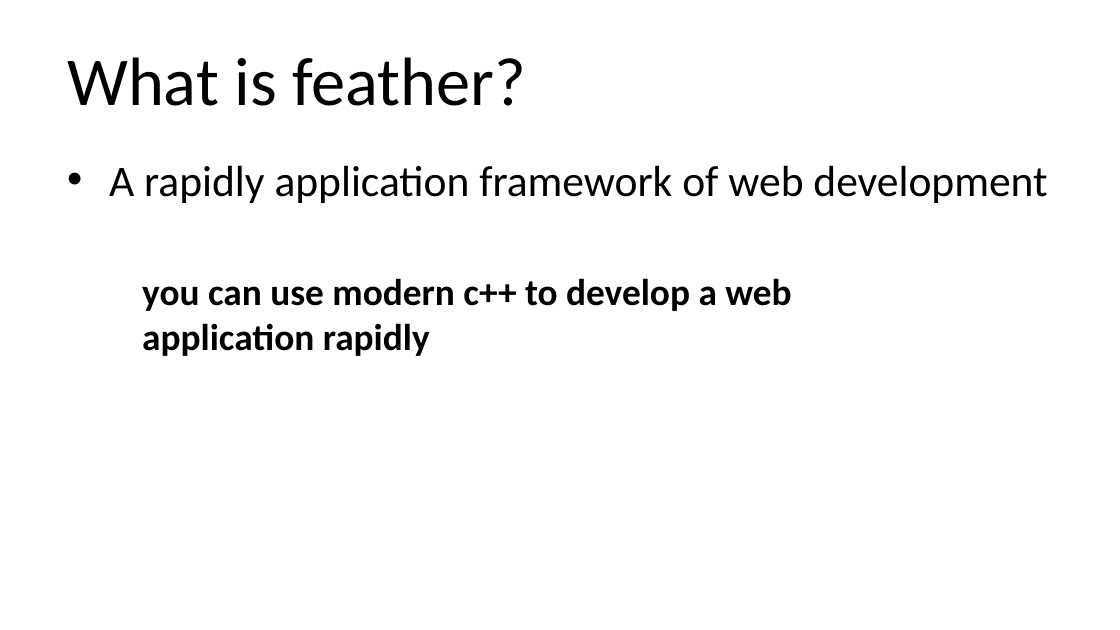
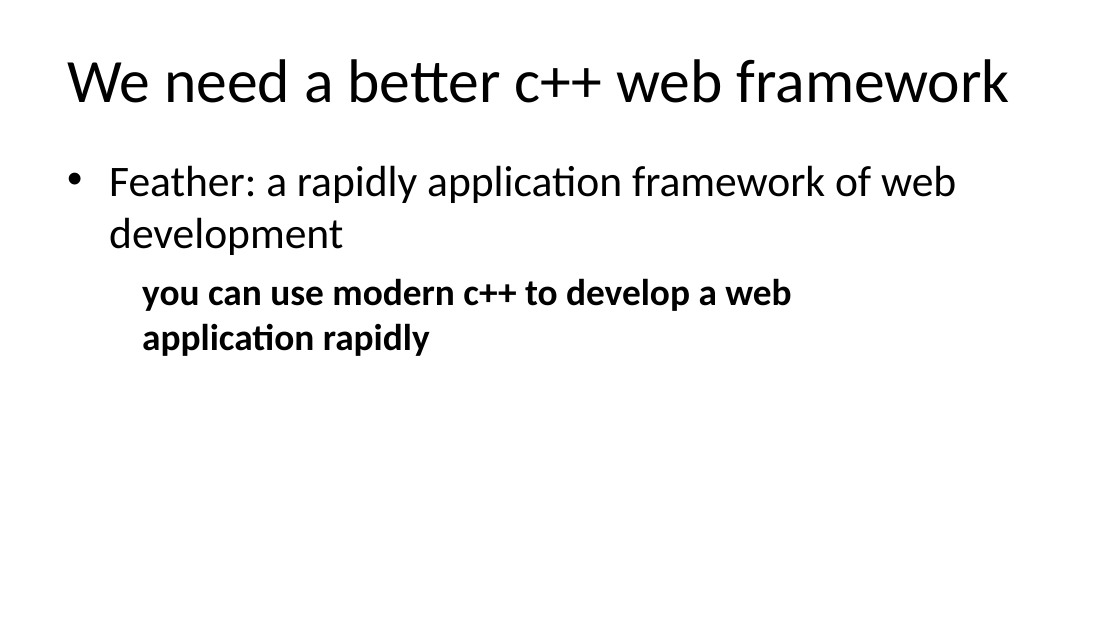
Before and after one commit to qicosmos/cppcon2018, a slide deck: slide 14 of cppcon2018.pptx (slide 4 before the commit). Drawn at 1120x630 pixels with LibreOffice and Linux fonts; fonts in the diff are those of the drawing. Boxes give left, top, right and bottom in pixels: in the first picture for what was removed or moved away, otherwise in the second. Text is boxed around its words. In the diff, an @@ line names an element or a change of style, - is before the commit and + after.

```diff
--- a/cppcon2018.pptx
+++ b/cppcon2018.pptx
@@ title at [67,59,1010,103]: text changed; size 44 to 39.6 pt @@
-What is feather?
+We need a better c++ web framework
@@ text at [109,165,956,255]: text changed @@
-• A rapidly application framework of web development
+• Feather: a rapidly application framework of web development
```
Also in this commit, not shown: 13 other slides changed, 8 slides added, 2 slides removed.
